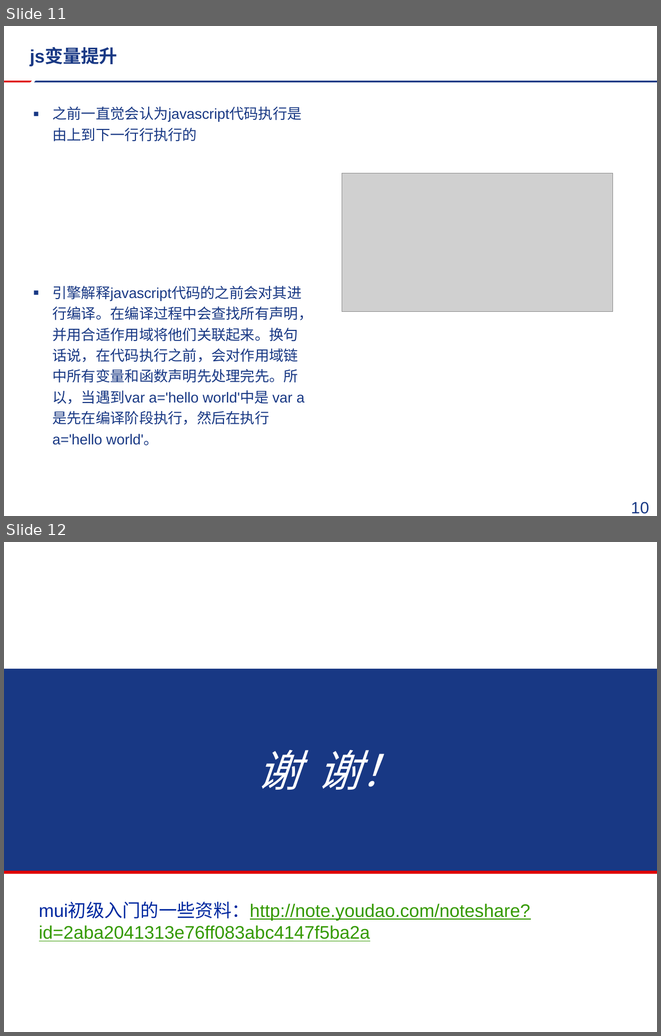
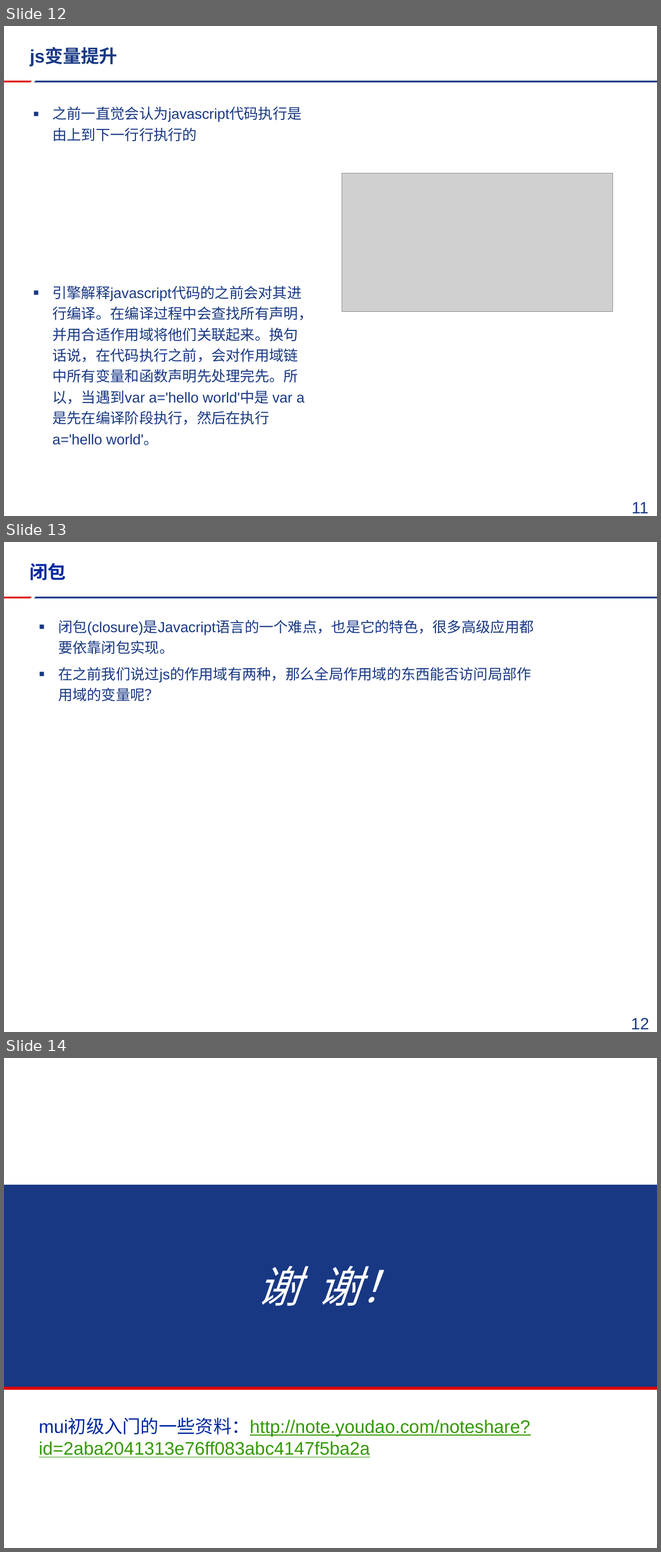
Before and after one commit to FireSmallPanda/swdt, a slide deck: javascript技术分享/mui以及推送分享.pptx. Shown one above the other, each under a label of ours: slides 11 and 12 before the commit, slides 12, 13 and 14 after it. The pictures are 661x1036 and 661x1552 pixels, drawn with LibreOffice and Linux fonts; fonts in the diff are those of the drawing; grey boxes stand for pictures; background and template pictures are left out. Boxes give left, top, right and bottom in pixels: in the first picture for what was removed or moved away, otherwise in the second. Text is boxed around its words. In the diff, an @@ line names an element or a change of style, - is before the commit and + after.

```diff
--- a/javascript技术分享/mui以及推送分享.pptx
+++ b/javascript技术分享/mui以及推送分享.pptx
@@ slide 13 added at <box>4,542,657,1032</box>, background #FFFFFF; not listed: 2 template elements that a slide beside it also shows @@
@@ title added at <box>30,563,66,580</box>, 20 pt, text #00279F, bold @@
+闭包
@@ text added at <box>58,620,534,701</box>, 16 pt, text #183884 @@
+▪ 闭包(closure)是Javacript语言的一个难点，也是它的特色，很多高级应用都要依靠闭包实现。
+▪ 在之前我们说过js的作用域有两种，那么全局作用域的东西能否访问局部作用域的变量呢？
@@ page number added at <box>631,1017,649,1029</box>, 18 pt, text #183884 @@
+12
@@ what was slide 11 is now slide 12 @@
@@ page number at <box>632,501,648,513</box>: text changed @@
-10
+11
@@ what was slide 12 is now slide 14 @@
```
Also in this commit, not shown: 1 other slide added, 2 other files.
